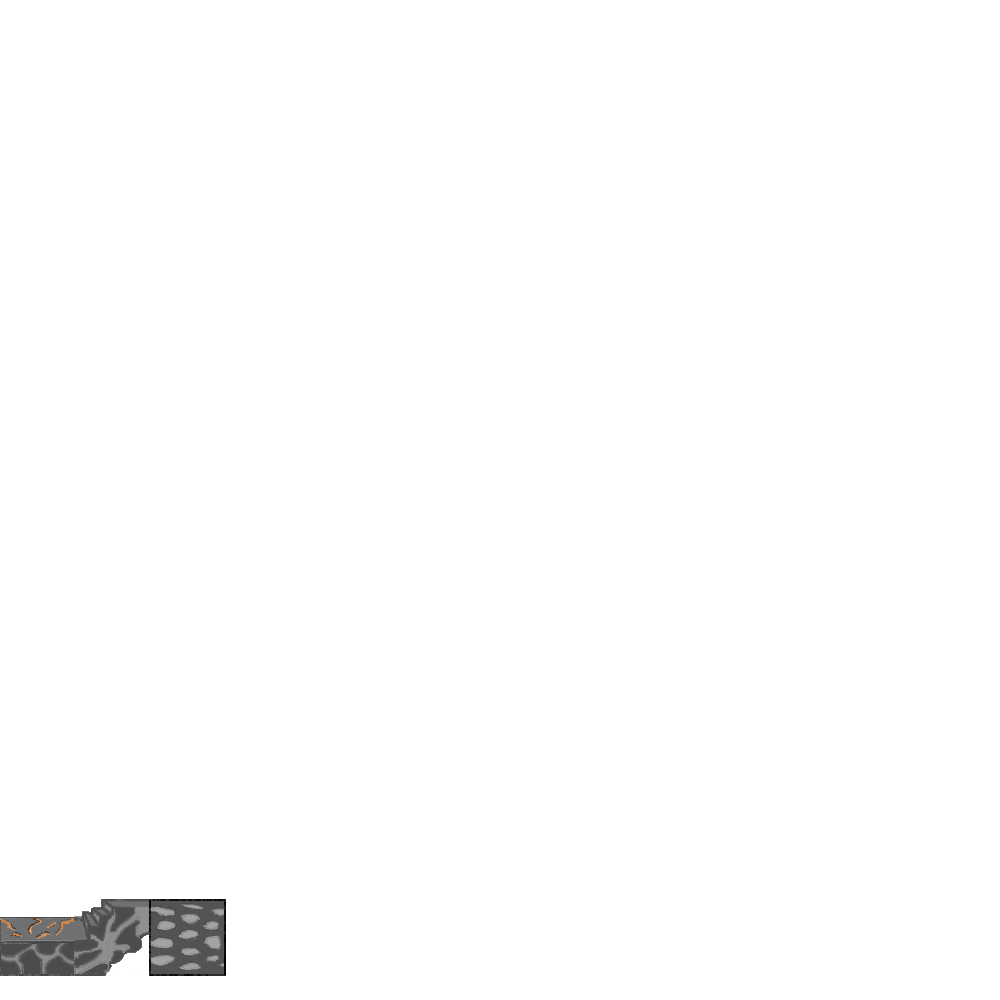
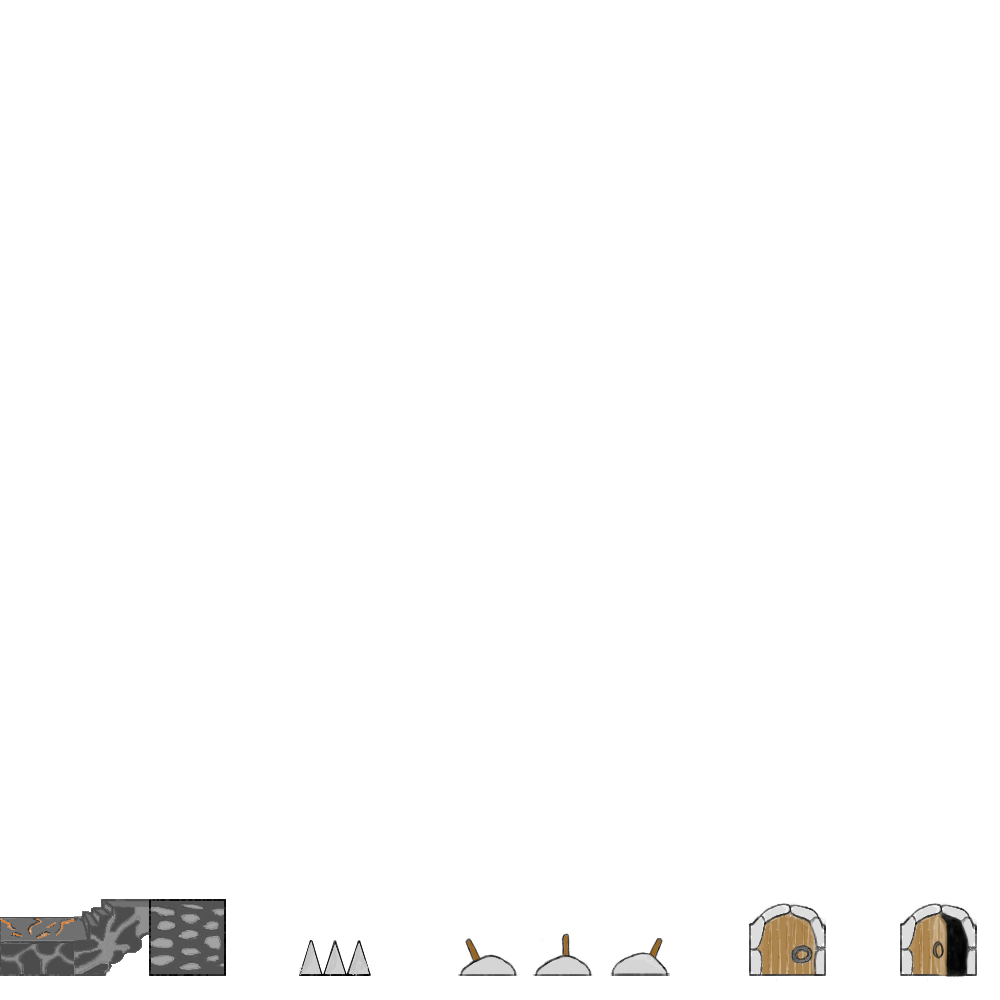
Layers edited between the first and the second 1000 × 1000 image:
added layer "Door2" above "Door" over bbox(900, 902, 977, 982)
added layer "Door" above "Lever3" over bbox(749, 902, 826, 982)
added layer "Lever3" above "Lever2" over bbox(610, 938, 753, 976)
added layer "Lever2" above "Lever" over bbox(472, 933, 593, 976)
added layer "Lever" above "Spikes" over bbox(458, 938, 518, 976)
added layer "Spikes" above "Left Lower Corner Wall" over bbox(299, 940, 371, 976)
